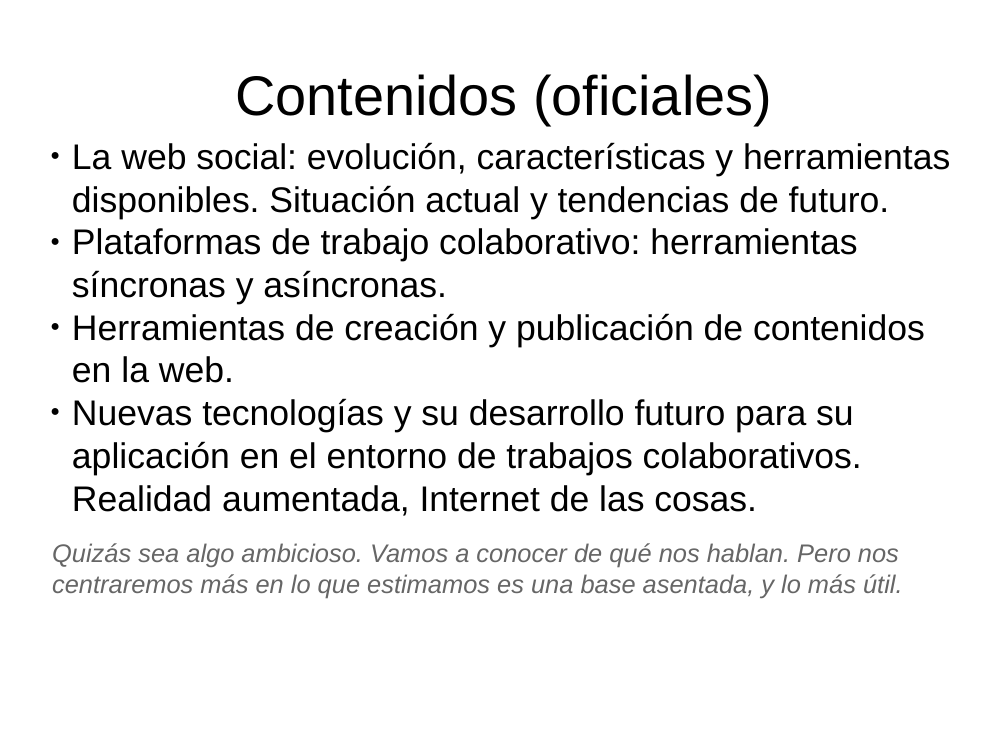
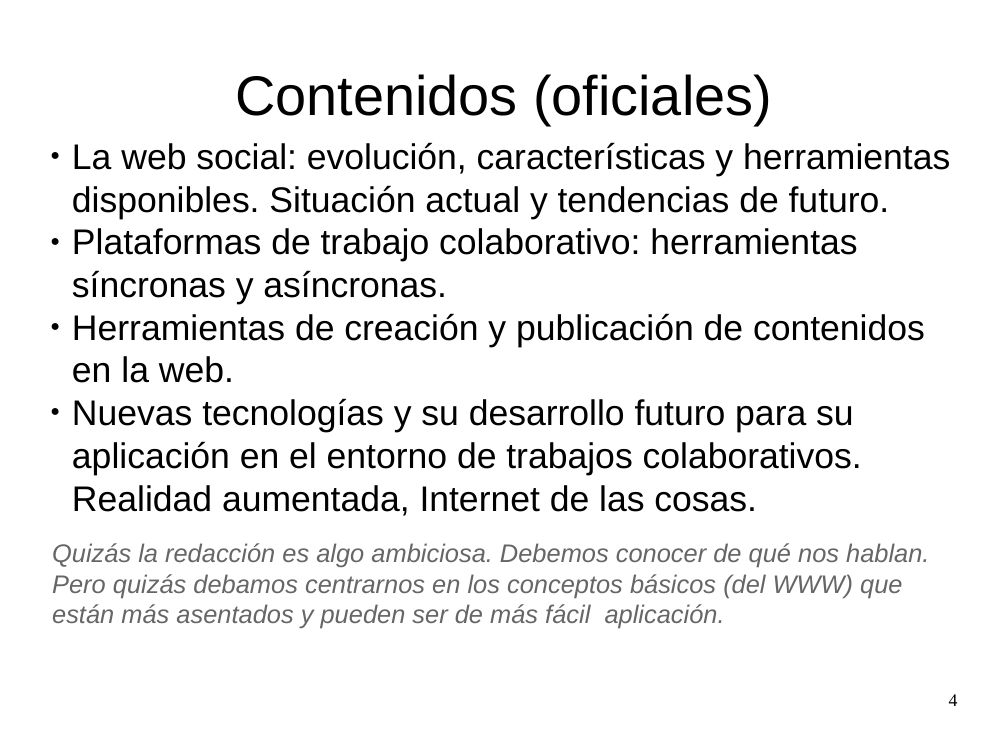
Before and after one commit to fjarandag/tic2, a slide deck: slide 4 of t02-www/101-introduccion.odp. Drawn at 1008x756 pixels with LibreOffice and Linux fonts; fonts in the diff are those of the drawing. Boxes give left, top, right and bottom in pixels: in the first picture for what was removed or moved away, otherwise in the second. Text is boxed around its words. In the diff, an @@ line names an element or a change of style, - is before the commit and + after.

```diff
--- a/t02-www/101-introduccion.odp
+++ b/t02-www/101-introduccion.odp
@@ text at [52, 543, 929, 629]: text changed @@
-Quizás sea algo ambicioso. Vamos a conocer de qué nos hablan. Pero nos centraremos más en lo que estimamos es una base asentada, y lo más útil.
+Quizás la redacción es algo ambiciosa. Debemos conocer de qué nos hablan. Pero quizás debamos centrarnos en los conceptos básicos (del WWW) que están más asentados y pueden ser de más fácil aplicación.
@@ page number added at [949, 694, 958, 706], 14 pt, text #000000 @@
+4
```
Also in this commit, not shown: 5 other slides changed, 2 other files.
